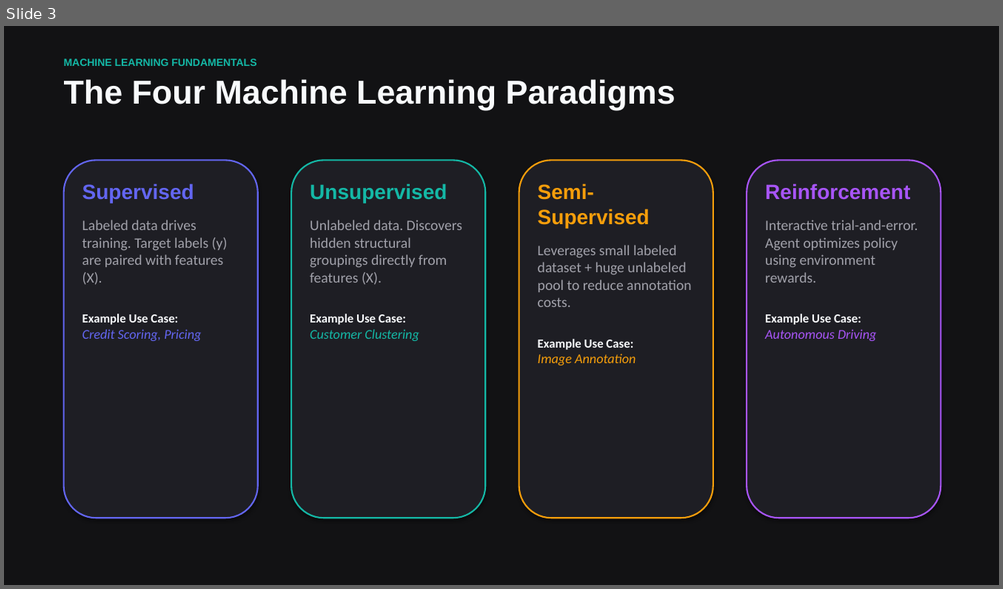
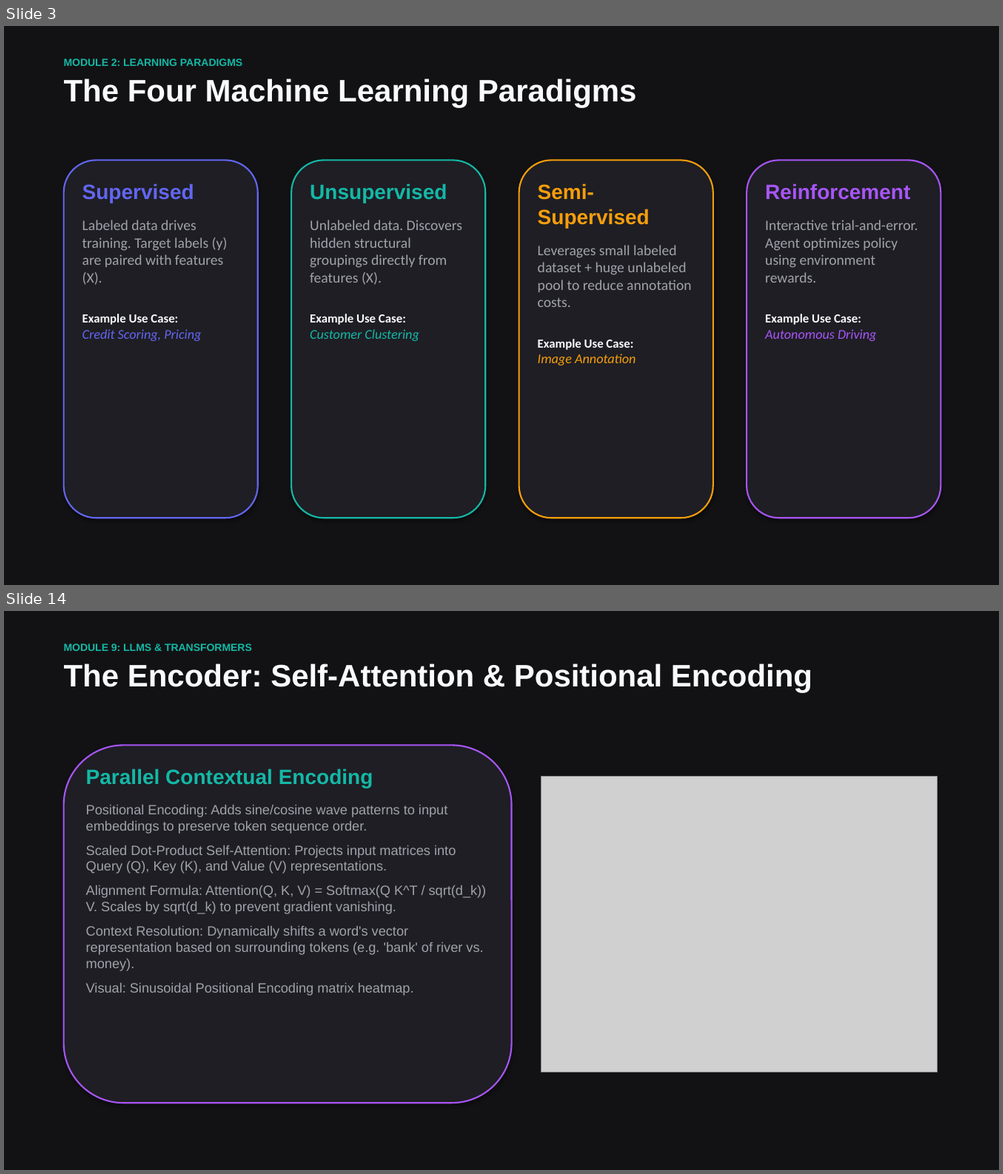
Before and after one commit to vdonthireddy/ai-course, a slide deck: machine_learning_fundamentals.pptx. Shown one above the other, each under a label of ours: slide 3 before the commit, slides 3 and 14 after it; the slides between them are not shown. The pictures are 1003x589 and 1003x1174 pixels, drawn with LibreOffice and Linux fonts; fonts in the diff are those of the drawing; grey boxes stand for pictures. Boxes give left, top, right and bottom in pixels: in the first picture for what was removed or moved away, otherwise in the second. Text is boxed around its words. In the diff, an @@ line names an element or a change of style, - is before the commit and + after.

Commit message:
feat: expand ML presentation to 21 slides covering all modules, scratch code, LLM chapters, and mathematical glossary with auto-scaled plots

```diff
--- a/machine_learning_fundamentals.pptx
+++ b/machine_learning_fundamentals.pptx
@@ slide 14 added at (x1=4, y1=611, x2=999, y2=1170), background #121214 @@
@@ text added at (x1=64, y1=644, x2=252, y2=651), 10 pt, text #14B8A6, bold @@
+MODULE 9: LLMS & TRANSFORMERS
@@ text added at (x1=64, y1=664, x2=812, y2=692), 30 pt, text #F8FAFC, bold @@
+The Encoder: Self-Attention & Positional Encoding
@@ rounded rectangle added at (x1=64, y1=745, x2=512, y2=1103), fill #1E1E24, outline #A855F7 1.5 pt @@
@@ text added at (x1=86, y1=769, x2=486, y2=996), 13 pt, text #A1A1AA @@
+Parallel Contextual Encoding
+Positional Encoding: Adds sine/cosine wave patterns to input embeddings to preserve token sequence order.
+Scaled Dot-Product Self-Attention: Projects input matrices into Query (Q), Key (K), and Value (V) representations.
+Alignment Formula: Attention(Q, K, V) = Softmax(Q K^T / sqrt(d_k)) V. Scales by sqrt(d_k) to prevent gradient vanishing.
+Context Resolution: Dynamically shifts a word's vector representation based on surrounding tokens (e.g. 'bank' of river vs. money).
+Visual: Sinusoidal Positional Encoding matrix heatmap.
@@ picture added at (x1=541, y1=776, x2=936, y2=1073) @@
@@ slide 3 changed as well @@
@@ text at (x1=64, y1=59, x2=242, y2=66): text changed @@
-MACHINE LEARNING FUNDAMENTALS
+MODULE 2: LEARNING PARADIGMS
@@ text "The Four Machine Learning Paradigms" at (x1=64, y1=79, x2=637, y2=107): size 32 to 30 pt @@
```
Also in this commit, not shown: 5 other slides changed, 14 other slides added, 4 slides removed, 1 other file.
